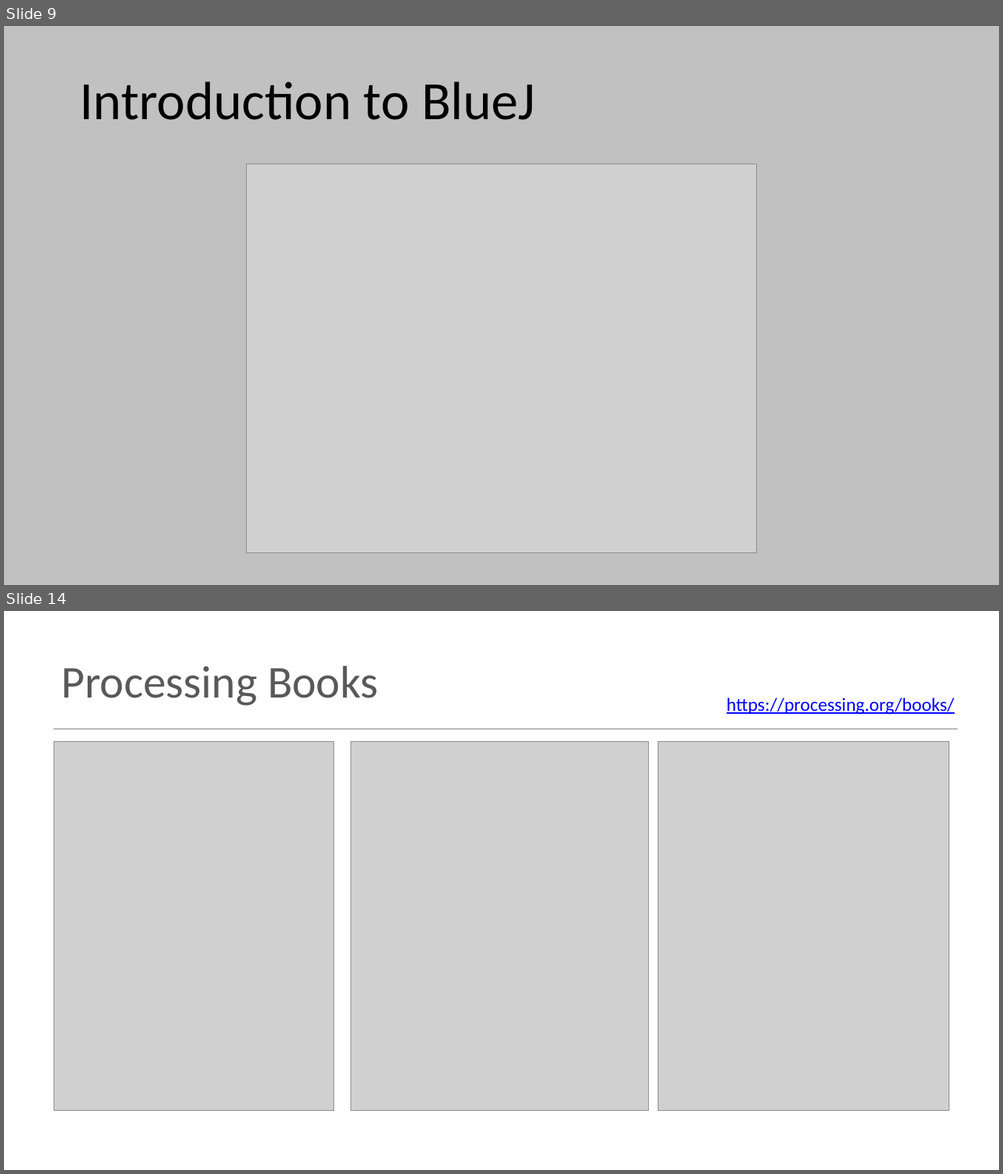
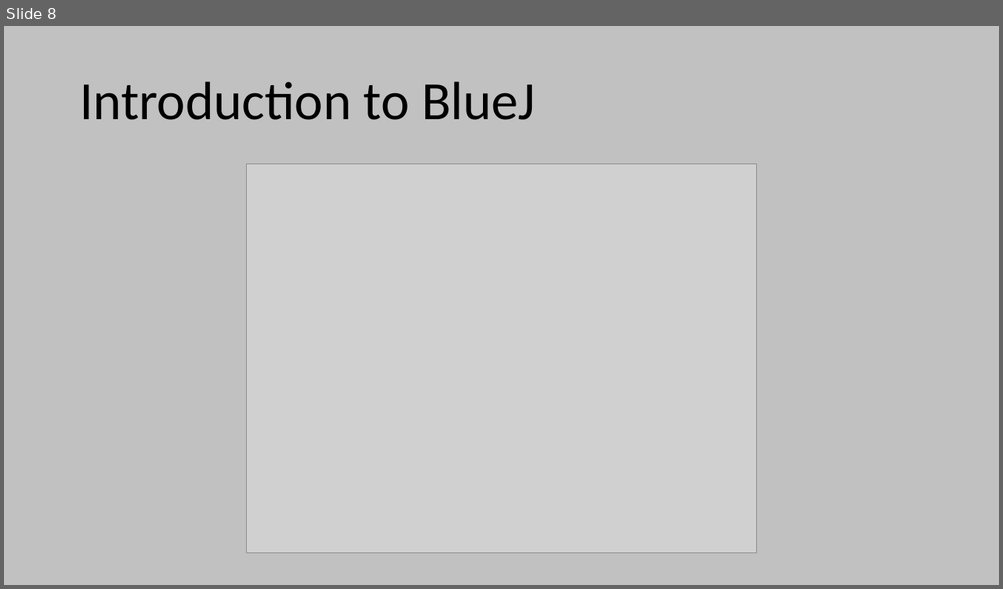
Before and after one commit to Programming-Fundamentals-SETU/prog-fund-1-sept-25, a slide deck: topic00-induction/unit-1/talk-1/a-intro-to-programming.pptx. Shown one above the other, each under a label of ours: slides 9 and 14 before the commit, slide 8 after it; the slides between them are not shown. The pictures are 1003x1174 and 1003x589 pixels, drawn with LibreOffice and Linux fonts; fonts in the diff are those of the drawing; grey boxes stand for pictures. Boxes give left, top, right and bottom in pixels: in the first picture for what was removed or moved away, otherwise in the second. Text is boxed around its words. In the diff, an @@ line names an element or a change of style, - is before the commit and + after.

```diff
--- a/topic00-induction/unit-1/talk-1/a-intro-to-programming.pptx
+++ b/topic00-induction/unit-1/talk-1/a-intro-to-programming.pptx
@@ slide 14 removed at (4,611,999,1170), background #FFFFFF @@
@@ title removed at (61,666,378,706) @@
-Processing Books
@@ text removed at (726,698,954,715) @@
-https://processing.org/books/
@@ line removed from (54, 729) to (958, 729) @@
@@ picture removed at (54,741,334,1111) @@
@@ picture removed at (351,741,649,1111) @@
@@ picture removed at (658,741,949,1111) @@
@@ what was slide 9 is now slide 8 @@
```
Also in this commit, not shown: 2 slides changed, 3 slides added, 4 other slides removed, 5 other files.
